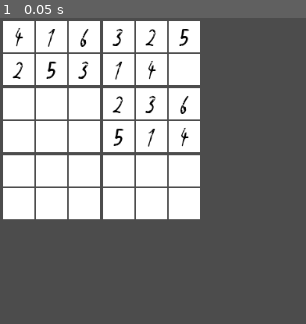
Above: before the commit, frame 1.
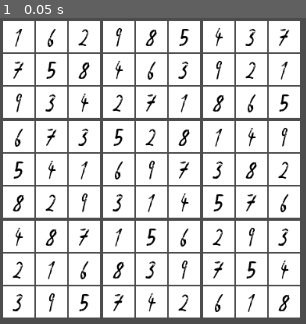
Above: after the commit, the same moment.

Repository: Ignashe/SudokuSlayer1
Game: Godot game, scene res://Node2D.tscn
Same seed, same stepped clock (60 frames per second), same inputs: the game is played once before the commit and once after it.
Inputs:
- Up to frame 1 (0.05 s): no input

The runs differ from the first frame. In frame 1, 53% of the frame differs, in the area x 0-99%, y 0-99%.

Commit message:
Suudoku 3*3

Diff:
--- a/Sudoku.gd
+++ b/Sudoku.gd
@@ -1,7 +1,7 @@
 extends Node2D
 
-var fila = 6
-var columna = 6
+var fila = 9
+var columna = 9
 var tamany = 40
 var Panel_scene = preload("res://Escenes/Panel.tscn")
 var arr = []
@@ -17,7 +17,7 @@
 	for i in fila:
 		distancia_x = 0
 		distancia_y += 2
-		if i % 2 == 0:
+		if i % 3 == 0:
 			distancia_y += 2
 		for j in columna:
 			distancia_x += 2
@@ -41,16 +41,17 @@
 				panels[i * fila + j].get_node("Label").text = str(numero)
 
 func fill_numbers():
-	for n in 2:
-		var numeros = [ 1, 2, 3, 4, 5, 6]
+	for n in 3:
+		var numeros = [ 1, 2, 3, 4, 5, 6, 7, 8, 9]
 		numeros.shuffle()
-		for i in range(n * 2, n * 2 + 2):
+		for i in range(n * 3, n * 3 + 3):
 			for j in range(n * 3, n * 3 + 3):
 				arr[i * fila + j] = numeros.pop_back()
 	fill_buits()
 
 func fill_buits():
 	var find_null = arr.find(null)
+
 	if find_null == -1:
 		return true
 
@@ -58,18 +59,20 @@
 	var j = find_null % columna
 
 	var candidats = get_numeros_candidats(i, j)
+
 	if !candidats:
 		return false
 	var fill
+
 	while candidats:
 		fill = candidats.pop_back()
 		arr[i * fila + j] = fill
-
-	fill_buits()
-
-
+		if fill_buits():
+			return true
+		else:
+			arr[i * fila + j] = null
 func get_numeros_candidats(i , j):
-	var numeros = [ 1, 2, 3, 4, 5, 6]
+	var numeros = [ 1, 2, 3, 4, 5, 6, 7 , 8, 9]
 	for numero in get_fila_numbers(i):
 		numeros.erase(numero)
 	for numero in get_columna_numbers(j):
@@ -95,10 +98,10 @@
 	return resolucio
 
 func get_area_numbers(i ,j):
-	var distancia_i = i / 3 * 2
+	var distancia_i = i / 3 * 3
 	var distancia_j = j / 3 * 3
 	var resolucio = []
-	for area_i in range(distancia_i, distancia_i + 2):
+	for area_i in range(distancia_i, distancia_i + 3):
 		for area_j in range(distancia_j, distancia_j + 3):
 			var numero = arr[area_i * fila + area_j]
 			if numero:
